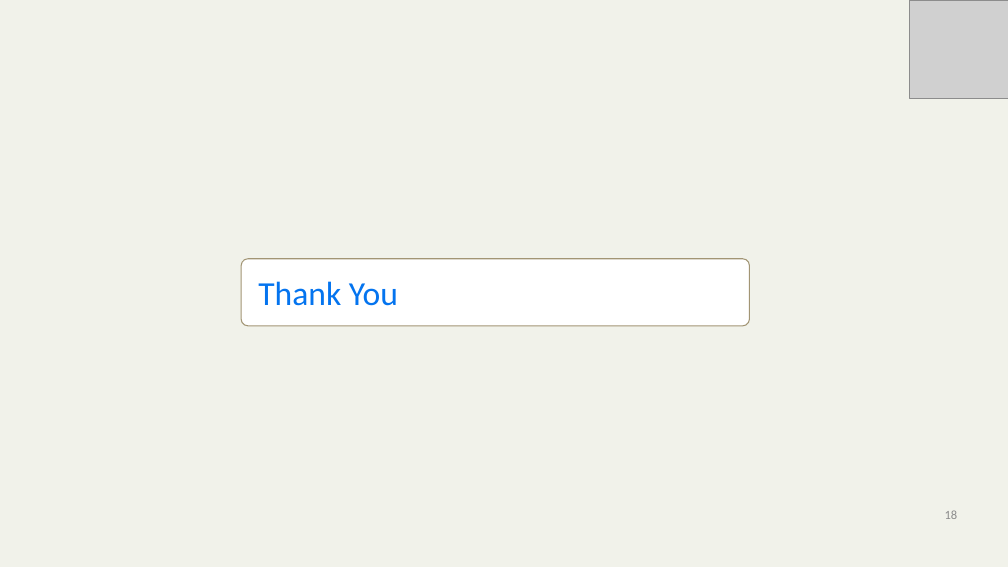
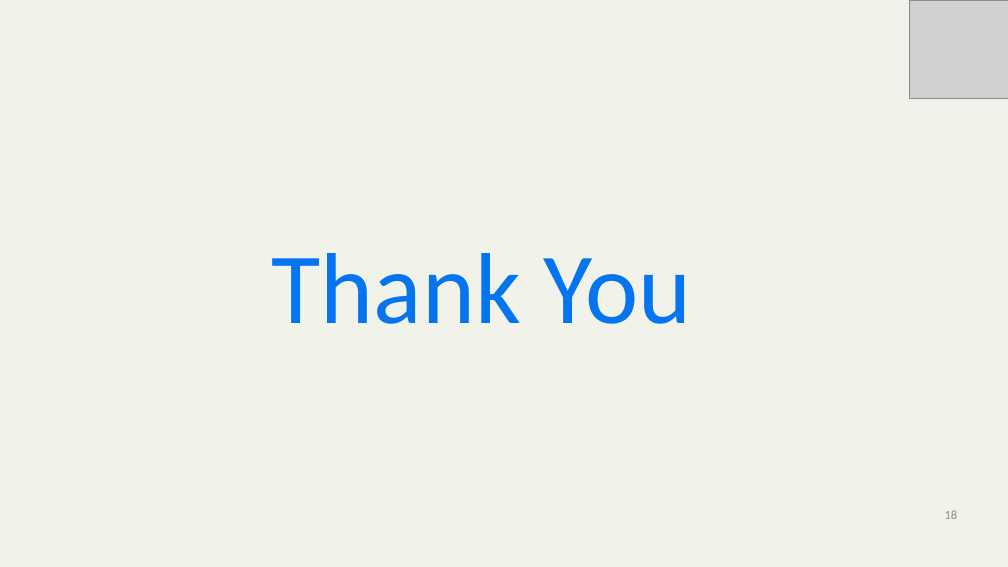
Before and after one commit to mickknutson/SITE_BOOTCAMP_QA, a slide deck: slide 18 of StudentWork/Besh/Project/TestHut Presentation.pptx. Drawn at 1008x567 pixels with LibreOffice and Linux fonts; fonts in the diff are those of the drawing; grey boxes stand for pictures; background and template pictures are left out. Boxes give left, top, right and bottom in pixels: in the first picture for what was removed or moved away, otherwise in the second. Text is boxed around its words. In the diff, an @@ line names an element or a change of style, - is before the commit and + after.

```diff
--- a/StudentWork/Besh/Project/TestHut Presentation.pptx
+++ b/StudentWork/Besh/Project/TestHut Presentation.pptx
@@ text "Thank You": place and size @@
-text "Thank You" at (241,259,749,326)
+text "Thank You" at (272,253,692,324)
@@ text "Thank You" at (272,253,692,324): size 32 to 96 pt; alignment left to centre; vertical alignment middle to top; fill #FFFFFF to none; outline #A29574 1 pt to none @@
```
Also in this commit, not shown: 4 other slides changed.
